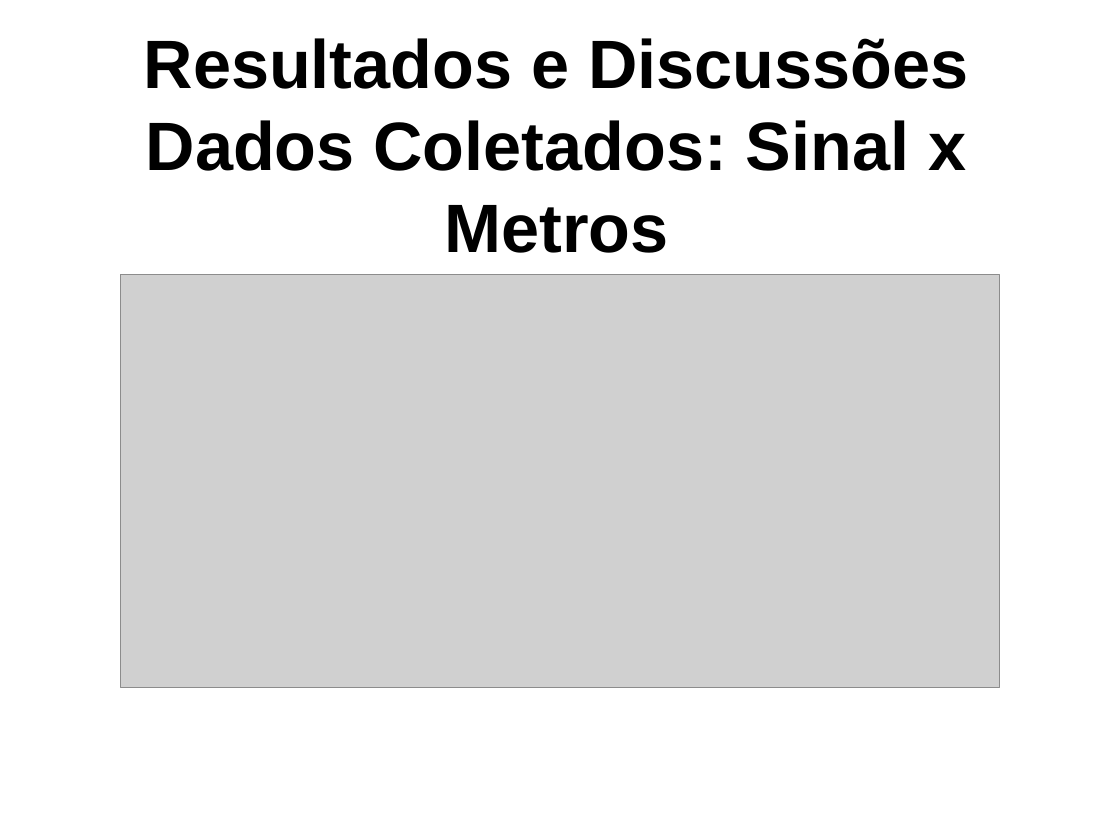
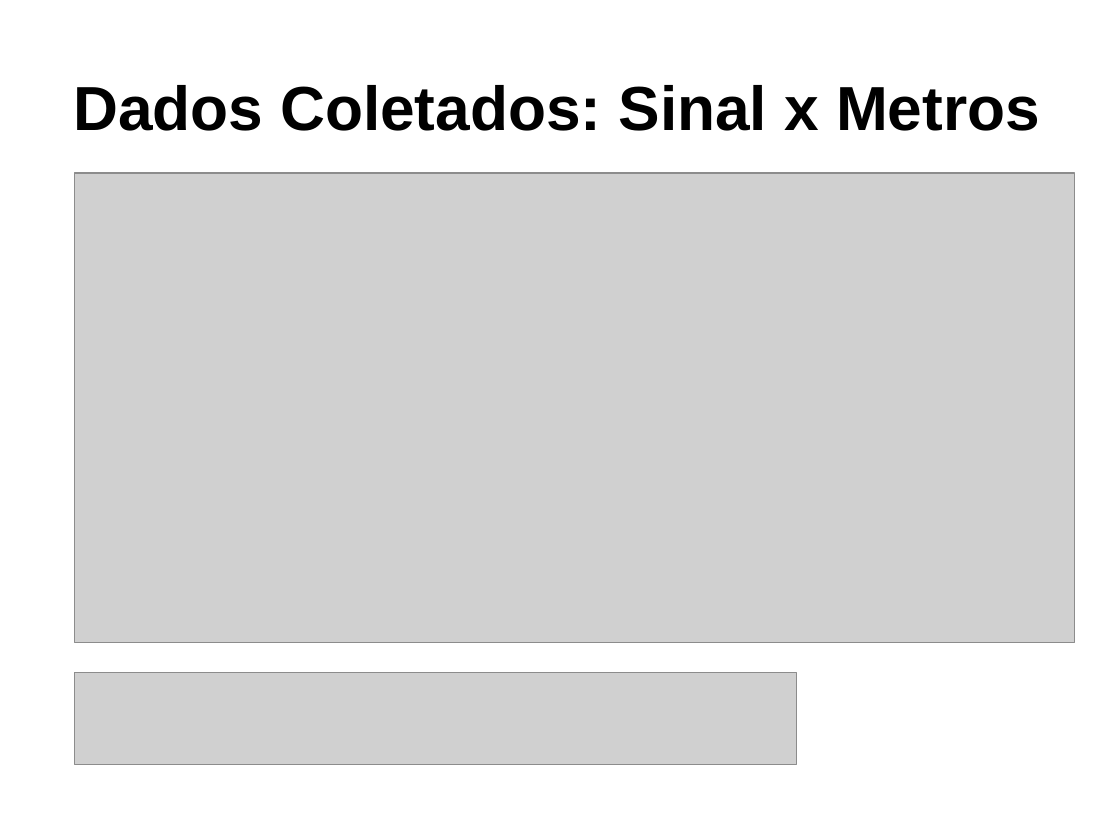
Before and after one commit to dalton-reis/tcc_bcc_2018_2_drkrause_DjonathanRafaelKrause, a slide deck: slide 24 of Textos/ApresentacaoTCC-DjonathanKrause.pptx. Drawn at 1120x840 pixels with LibreOffice and Linux fonts; fonts in the diff are those of the drawing; grey boxes stand for pictures; background and template pictures are left out. Boxes give left, top, right and bottom in pixels: in the first picture for what was removed or moved away, otherwise in the second. Text is boxed around its words. In the diff, an @@ line names an element or a change of style, - is before the commit and + after.

```diff
--- a/Textos/ApresentacaoTCC-DjonathanKrause.pptx
+++ b/Textos/ApresentacaoTCC-DjonathanKrause.pptx
@@ title at <box>73,85,1040,131</box>: text changed; size 44 to 40 pt @@
-Resultados e Discussões
-Dados Coletados: Sinal x Metros
+Dados Coletados: Sinal x Metros
@@ picture: place and size @@
-picture at <box>121,274,999,688</box>
+picture at <box>75,174,1074,643</box>
@@ picture added at <box>75,672,796,764</box> @@
```
Also in this commit, not shown: 13 other slides changed, 5 slides added, 46 other files.
